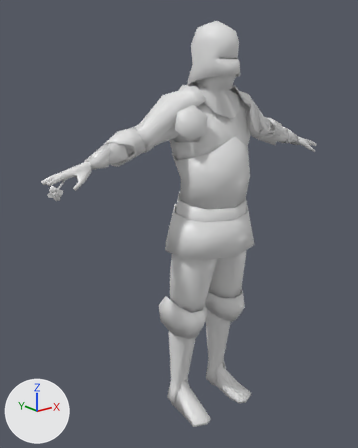
One commit to the Blender file Prefabs/Units/Altgard/Not implemented yet/altgardFootKnight/FootKnigh v 4.blend: the scene before it, then after it.
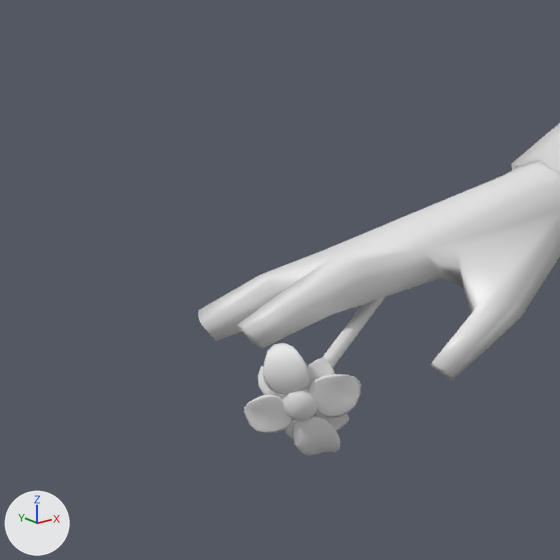
Each version is shown whole from a camera (50 mm lens) standing at (-1.337, -1.594, 1.467) and looking at (-0.099, -0.047, 0.848), then close up on the part from 4% to 25% of the width and 31% to 48% of the height. The axes (+X, +Y, +Z) are drawn at lower left. The lights are the same throughout.

Objects in the first close-up: 'Cube.001', 'Plackart_LOD0'.
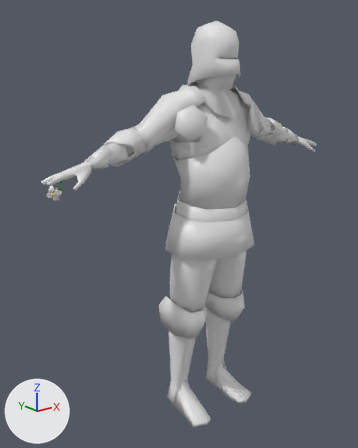
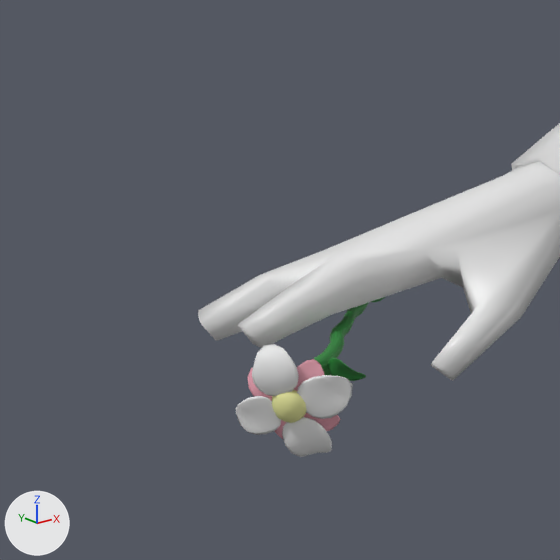
Boxes (x1, y1, x2, y2) around the edits, measured in the close-ups (560 x 560 px; the box of a moved part takes in the faces that stretch with it):
'Cube.001', reshaped: before (244, 297, 385, 456); after (236, 297, 385, 457)
part 1 of me_cube_013, moved or reshaped: before (283, 388, 317, 422); after (272, 390, 307, 423)
part 2 of me_cube_013, moved or reshaped: before (244, 395, 292, 434); after (236, 396, 281, 435)
part 3 of me_cube_013, moved or reshaped: before (308, 374, 361, 418); after (297, 375, 353, 419)
part 4 of me_cube_013, moved or reshaped: before (306, 358, 335, 390); after (252, 344, 299, 396)
part 5 of me_cube_013, moved or reshaped: before (257, 366, 284, 399); after (247, 367, 272, 401)
part 6 of me_cube_013, moved or reshaped: before (314, 411, 350, 430); after (304, 413, 341, 431)
part 7 of me_cube_013, moved or reshaped: before (283, 419, 297, 439); after (274, 420, 286, 439)
part 8 of me_cube_013, moved or reshaped: before (263, 343, 310, 395); after (294, 359, 324, 391)
part 9 of me_cube_013, rebuilt (12% wider): before (322, 297, 385, 367); after (314, 297, 385, 369)
part 10 of me_cube_013, added: after (323, 367, 332, 376)
part 11 of me_cube_013, added (green): after (328, 358, 366, 381)
part 12 of me_cube_013, moved or reshaped: before (292, 416, 340, 456); after (282, 417, 332, 457)

Diff of the bpy script that builds the scene:
```diff
--- a/Prefabs/Units/Altgard/Not implemented yet/altgardFootKnight/FootKnigh v 4.blend.py
+++ b/Prefabs/Units/Altgard/Not implemented yet/altgardFootKnight/FootKnigh v 4.blend.py
@@ me_cube_013 @@
 # used by ob_cube_001; location = (-0.6557, -0.1362, 1.1099); rotation_euler = (0.127, -0.0364, -0.723), in degrees (7.3, -2.1, -41); scale = (0.0033, 0.0033, 0.0033)
-me_cube_013.from_pydata(...)  # 629 vertices, 598 faces; spans x -8.1..7.8, y -25.0..21.9, z -8.2..7.3
+me_cube_013.from_pydata(...)  # 1001 vertices, 966 faces; spans x -9.4..6.4, y -24.2..22.0, z -8.5..7.0
+# me_cube_013 part 1: the loose piece of 68 vertices spanning x -2.1..2.6, y -25.0..-21.9, z -2.8..2.0 is moved by (-1.7, 0.8, -0.4), in mat_yellow (beige #e7e79d)
+# me_cube_013 part 2: the loose piece of 66 vertices spanning x -8.1..-1.1, y -24.5..-21.0, z -4.2..1.3 is multiplied about its middle by the matrix ((0.961, 0.036, -0.035), (0.018, 0.983, 0.016), (-0.01, 0.009, 0.991)), then moved by (-1.5, 0.7, -0.4), in mat_white (white #e7e7e7)
+# me_cube_013 part 3: the loose piece of 66 vertices spanning x 1.5..7.8, y -24.2..-21.6, z -2.3..3.7 is scaled about its middle by (1.06, 0.923, 0.999), then moved by (-1.6, 0.7, -0.4), in mat_white (white #e7e7e7)
+# me_cube_013 part 4: the loose piece of 66 vertices spanning x 0.1..4.9, y -23.8..-21.7, z 0.2..5.2 is turned -49.4 degrees about the y axis through its middle and scaled by 1.27, then moved by (-5.1, 0.1, 1.1), in mat_white (white #e7e7e7)
+# me_cube_013 part 5: the loose piece of 66 vertices spanning x -5.4..-0.1, y -23.5..-20.8, z -0.7..4.0 is scaled about its middle by (0.962, 0.955, 1), then moved by (-1.7, 0.7, -0.4), in mat_pink (pink #e7a2b0)
+# me_cube_013 part 6: the loose piece of 66 vertices spanning x 0.6..5.7, y -23.3..-21.2, z -4.7..0.0 is multiplied about its middle by the matrix ((1.019, 0.03, -0.031), (-0.029, 1.019, 0.021), (0.032, -0.02, 1.019)), then moved by (-1.5, 0.7, -0.4), in mat_pink (pink #e7a2b0)
+# me_cube_013 part 7: the loose piece of 66 vertices spanning x -4.6..0.3, y -22.7..-20.1, z -5.9..-0.9 is multiplied about its middle by the matrix ((0.98, 0.026, -0.063), (0.008, 0.986, 0.027), (-0.004, 0.009, 0.986)), then moved by (-1.5, 0.7, -0.4), in mat_pink (pink #e7a2b0)
+# me_cube_013 part 8: the loose piece of 66 vertices spanning x -3.7..2.2, y -24.8..-22.0, z 1.1..7.3 is multiplied about its middle by the matrix ((0.507, 0.029, 0.621), (0.001, 0.801, -0.039), (-0.621, 0.025, 0.507)), then moved by (1.6, 1.4, -2.1), in mat_pink (pink #e7a2b0)
+# me_cube_013 part 9: the loose piece of 24 vertices spanning x -0.9..0.9, y -21.9..21.9, z -0.9..0.9 is rebuilt with 264 vertices and now spans x -3.3..0.4, y -21.1..22.0, z -2.3..0.9, in mat_green (green #2c863a)
+# me_cube_013 part 10: a new loose piece of 66 vertices spanning x -1.8..1.3, y -8.9..-5.5, z -5.1..-0.8, in mat_green (green #2c863a)
+# me_cube_013 part 11: a new loose piece of 66 vertices spanning x -0.2..4.3, y -10.1..-7.4, z -3.2..0.6, in mat_green (green #2c863a)
+# me_cube_013 part 12
+# 65 vertices are removed from x -1.6..4.4, y -23.6..-20.3, z -8.2..-2.1
+# 64 faces are deleted
+# 65 vertices are added at x -3.1..3.1, y -22.9..-19.8, z -8.5..-2.5
+# 64 new faces join them, mat_white (white #e7e7e7)
+me_cube_013.materials.append(mat_green)  # green #2c863a
+me_cube_013.materials.append(mat_white)  # white #e7e7e7
+me_cube_013.materials.append(mat_yellow)  # beige #e7e79d
+me_cube_013.materials.append(mat_pink)  # pink #e7a2b1
```
